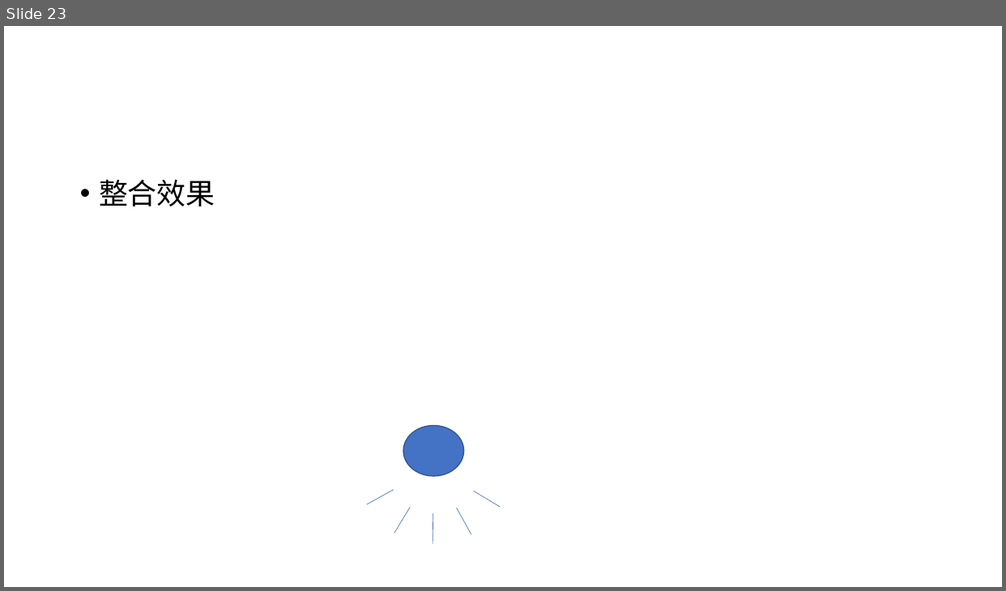
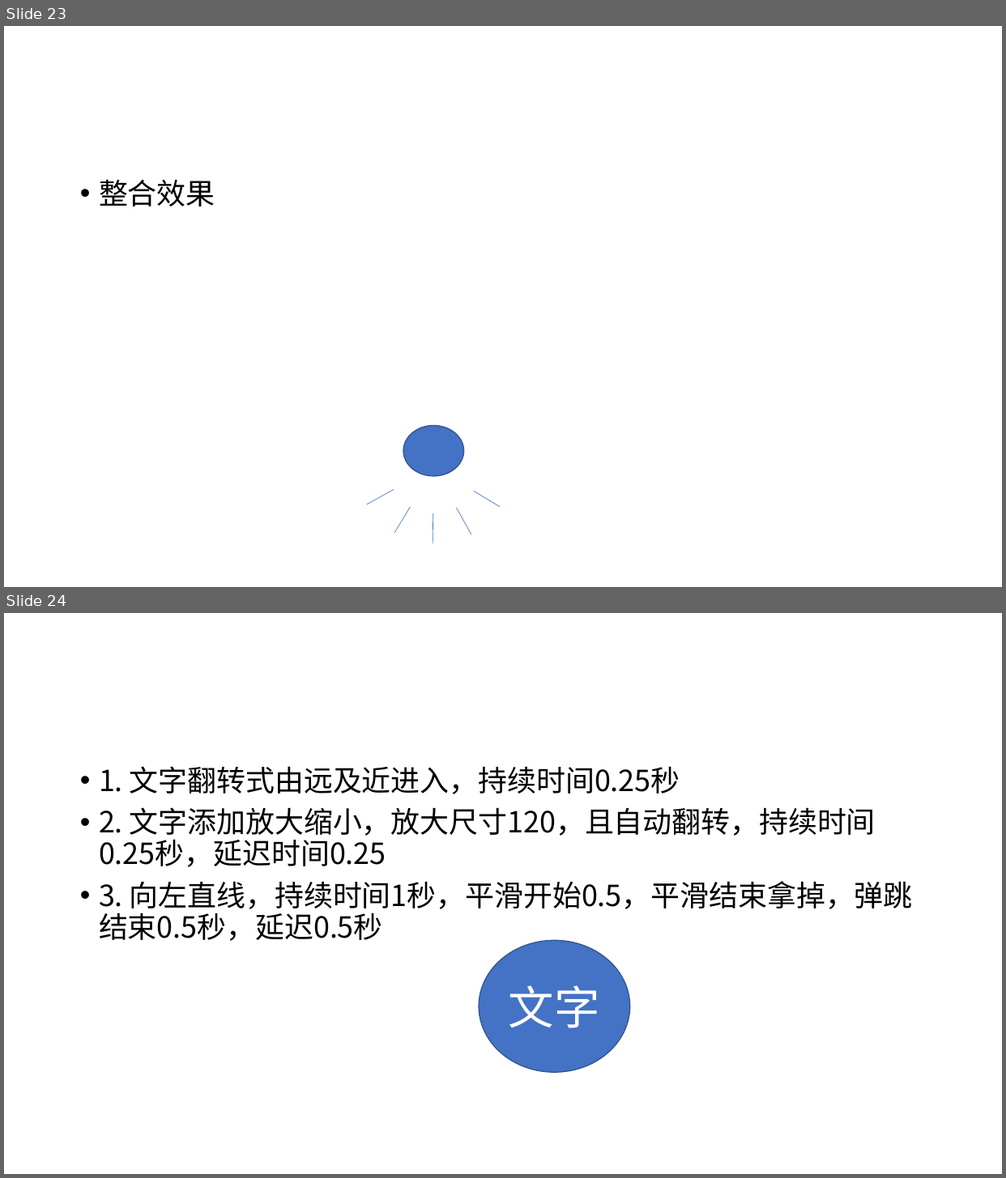
Before and after one commit to Canhui/PPT_Animation_Samples, a slide deck: PPT-Animation-Samples (Part 2).pptx. Shown one above the other, each under a label of ours: slide 23 before the commit, slides 23 and 24 after it. The pictures are 1006x591 and 1006x1178 pixels, drawn with LibreOffice and Linux fonts; fonts in the diff are those of the drawing. Boxes give left, top, right and bottom in pixels: in the first picture for what was removed or moved away, otherwise in the second. Text is boxed around its words. In the diff, an @@ line names an element or a change of style, - is before the commit and + after.

```diff
--- a/PPT-Animation-Samples (Part 2).pptx
+++ b/PPT-Animation-Samples (Part 2).pptx
@@ slide 24 added at (4,613,1002,1174), background #FFFFFF @@
@@ text added at (99,766,913,941), 28 pt, text #000000 @@
+• 1. 文字翻转式由远及近进入，持续时间0.25秒
+• 2. 文字添加放大缩小，放大尺寸120，且自动翻转，持续时间0.25秒，延迟时间0.25
+• 3. 向左直线，持续时间1秒，平滑开始0.5，平滑结束拿掉，弹跳结束0.5秒，延迟0.5秒
@@ ellipse added at (479,941,630,1072), fill #4472C4, outline #325491 1 pt, 44 pt, text #FFFFFF @@
+文字
```
Also in this commit, not shown: 3 slides changed, 5 other slides added, 1 other file.
